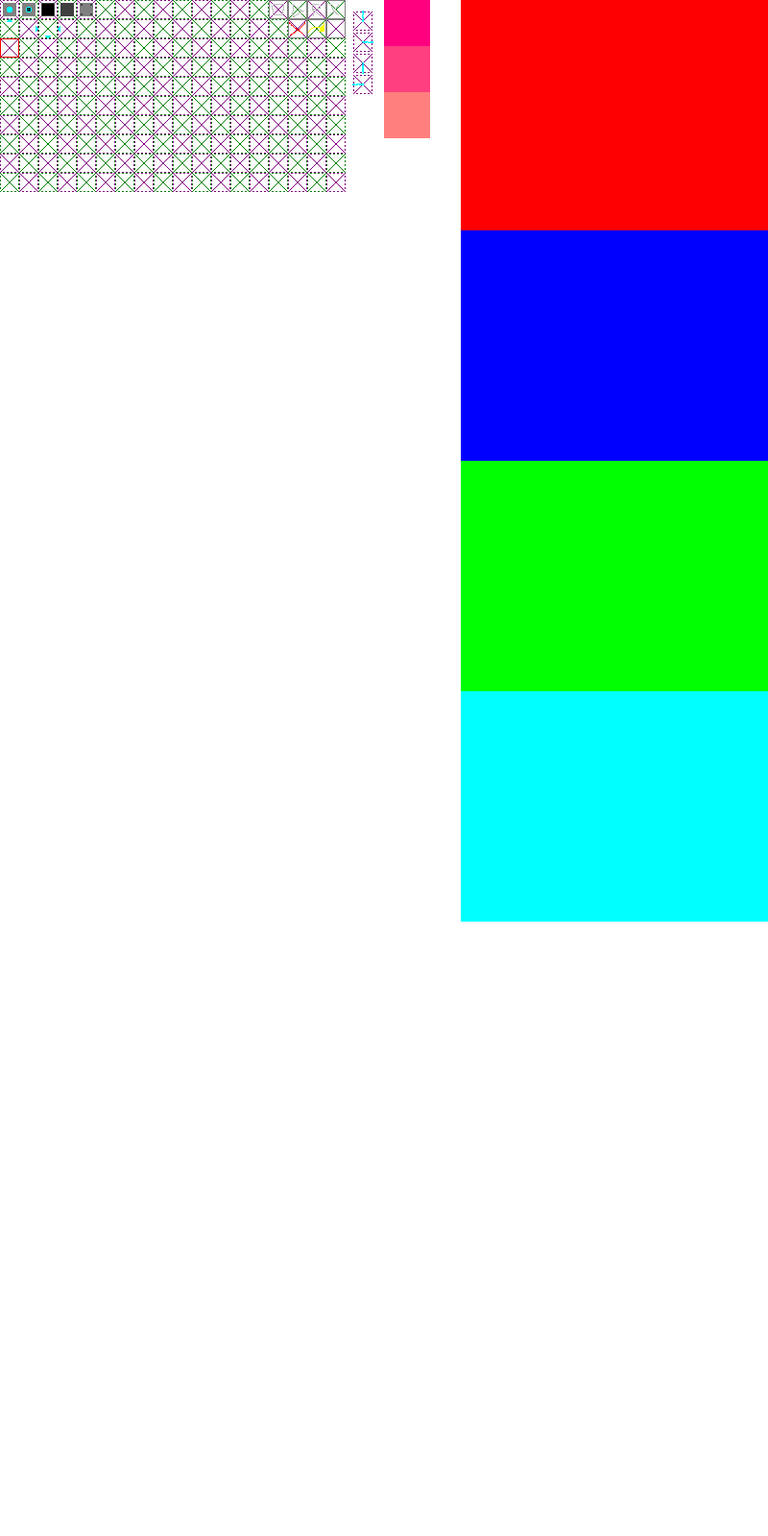
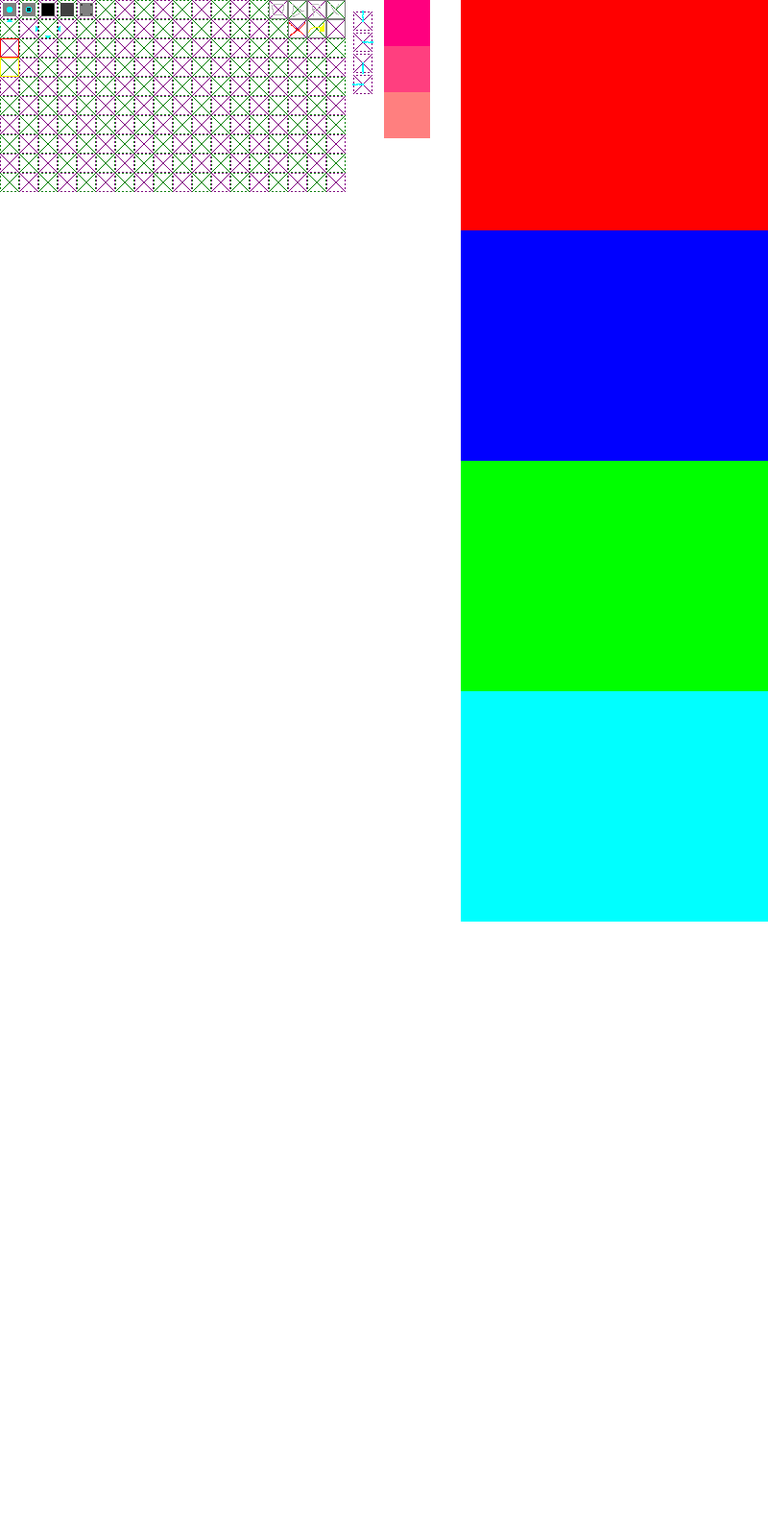
Two versions of the same layered image (768x1536). Layer-by-layer changes:
painted on "stuff" over [0, 57, 20, 77]
